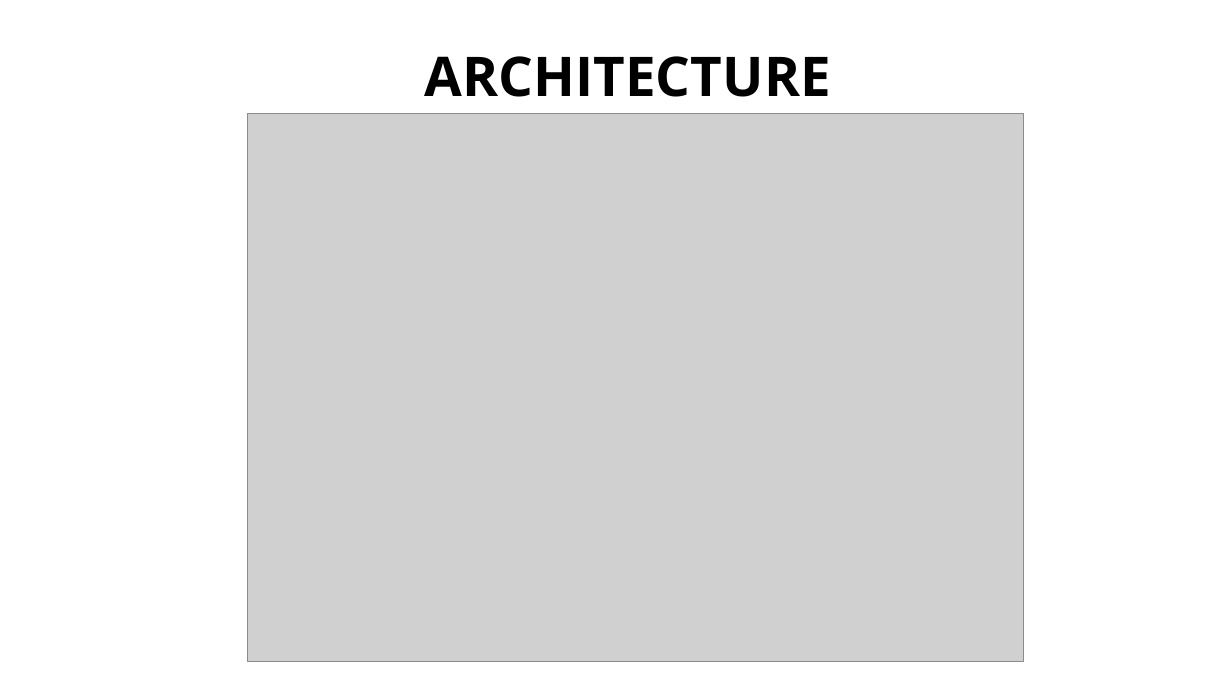
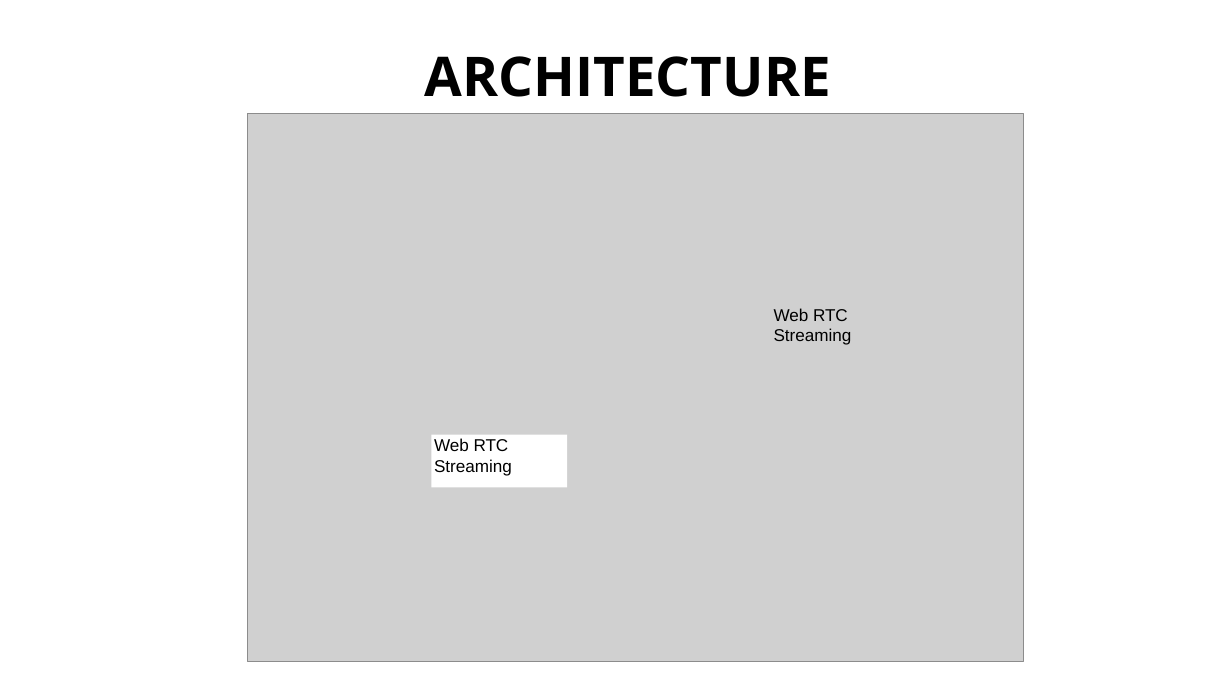
Before and after one commit to adidasMADHackathon/AdidasHack-Competize, a slide deck: slide 5 of Slides.pptx. Drawn at 1232x693 pixels with LibreOffice and Linux fonts; fonts in the diff are those of the drawing; grey boxes stand for pictures. Boxes give left, top, right and bottom in pixels: in the first picture for what was removed or moved away, otherwise in the second. Text is boxed around its words. In the diff, an @@ line names an element or a change of style, - is before the commit and + after.

Commit message:
Update slides

```diff
--- a/Slides.pptx
+++ b/Slides.pptx
@@ text added at (x1=774, y1=308, x2=852, y2=345), 10 pt, text #000000 @@
+Web RTC
+Streaming
@@ rectangle added at (x1=431, y1=435, x2=567, y2=488), fill #FFFFFF @@
@@ text added at (x1=434, y1=438, x2=512, y2=476), 10 pt, text #000000 @@
+Web RTC
+Streaming
```
Also in this commit, not shown: 1 other slide changed.
